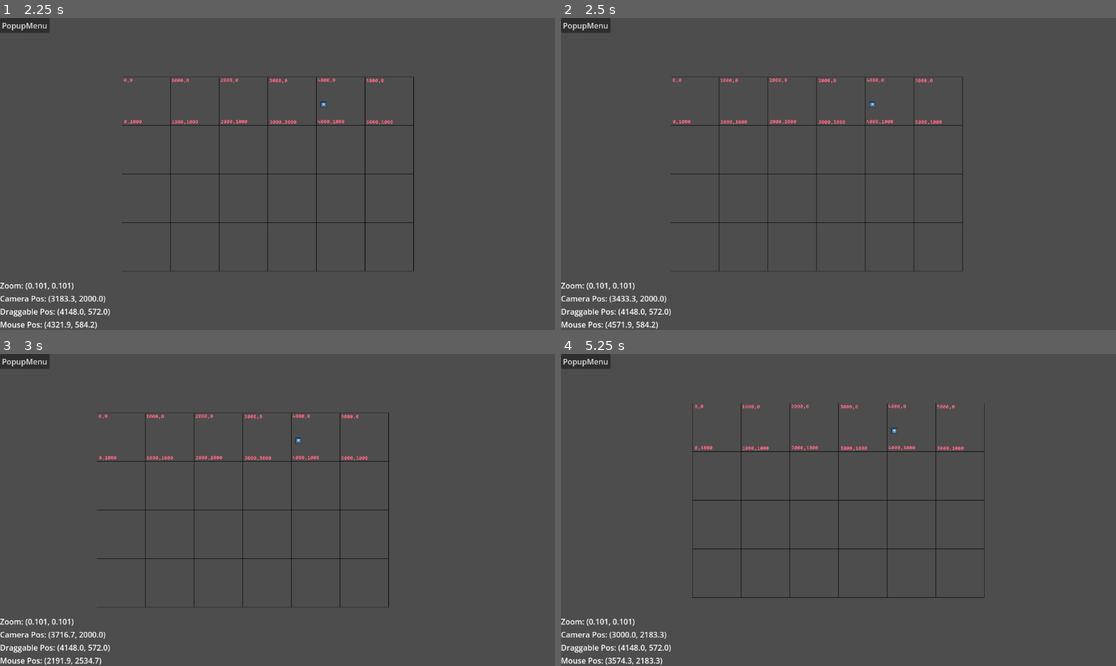
Above: before the commit, frames 1-4 (two rows, left to right).
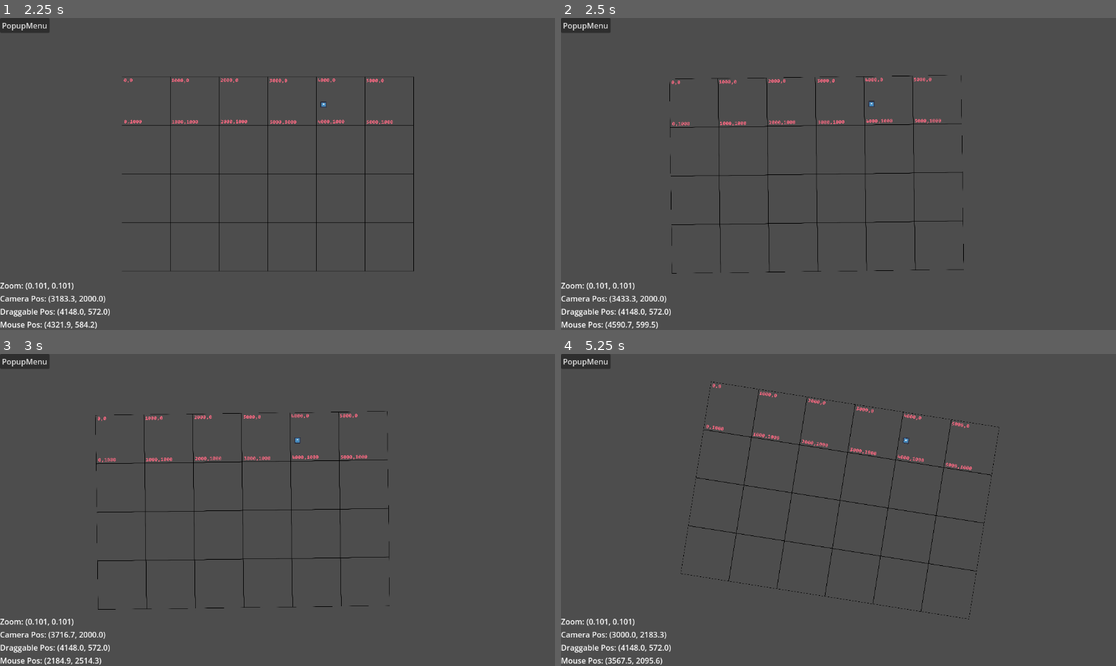
Above: after the commit, the same moments.

Repository: jwodicka/CameraDrag
Game: Godot game, scene res://control.tscn
Two runs of this game, one before a commit and one after it. Both use one fixed random seed, a clock stepped at 60 frames per second and the inputs below. The engine's default icon, where the game draws it, is replaced by a stand-in: a white triangle on a blue panel in a dark square.
Inputs (mouse positions are in pixels of both pictures, inside the frame that each line leads up to):
- Up to frame 1 (2.25 s): tap Enter at 0.5, 2 s; drag from (138, 89) to (333, 105) at 0.52 s; tap Space at 1.25 s; drag from (166, 189) to (333, 105) at 1.27 s; move the mouse to (333, 105) at 2.02 s; hold Right (pan_right) from 2.03 s (still down); hold Mouse wheel up (zoom_in) from 2.03 s (still down)
- Up to frame 2 (2.5 s): keep holding Right (pan_right); keep holding Mouse wheel up (zoom_in); tap , (rotate_counterclockwise, bound only after the commit) at 2.3 s
- Up to frame 3 (3 s): release Right (pan_right) at 2.75 s; release Mouse wheel up (zoom_in) at 2.75 s; drag from (249, 572) to (111, 463) at 2.77 s
- Up to frame 4 (5.25 s): tap Space at 3.5 s; move the mouse to (1005, 556) at 3.52 s; hold Left (pan_left) 3.53-4.25 s; hold . (rotate_clockwise, bound only after the commit) 3.53-4.25 s; tap , (rotate_counterclockwise, bound only after the commit) at 3.8 s; drag from (672, 463) to (894, 441) at 4.27 s; tap Enter at 5 s; move the mouse to (866, 510) at 5.02 s; hold Down (pan_down) from 5.03 s (still down); hold . (rotate_clockwise, bound only after the commit) from 5.03 s (still down); click (866, 510) at 5.17 s

Frame 1 is identical in both runs. In frame 2, 1.7% of the frame differs, in the area x 10-73%, y 18-100%; in frame 3, 1.8%; in frame 4, 2.7%, in the area x 10-79%, y 8-100%.

Commit message:
Checked that rotation also works. It does.

Diff:
--- a/Code.gd
+++ b/Code.gd
@@ -3,6 +3,7 @@
 var zoom_increment = Vector2(0.001, 0.001)
 var base_zoom = Vector2(0.1, 0.1)
 var speed = 1000
+var rotate_speed = 0.2
 
 var base_camera_position = Vector2(3000, 2000)
 
@@ -37,6 +38,12 @@
 		camera.position += Vector2.UP * speed * delta
 	if Input.is_action_pressed("pan_down"):
 		camera.position += Vector2.DOWN * speed * delta
+	if Input.is_action_pressed("rotate_clockwise"):
+		print("clockwise")
+		camera.rotation -= rotate_speed * delta
+	if Input.is_action_pressed("rotate_counterclockwise"):
+		print("counterclockwise")
+		camera.rotation += rotate_speed * delta
 
 func _on_popup_menu_id_pressed(id):
 	match id:
--- a/control.tscn
+++ b/control.tscn
@@ -68,6 +68,7 @@
 
 [node name="Camera2D" type="Camera2D" parent="."]
 position = Vector2(3000, 2000)
+ignore_rotation = false
 zoom = Vector2(0.1, 0.1)
 
 [node name="TextureRect" type="TextureRect" parent="."]
--- a/project.godot
+++ b/project.godot
@@ -51,6 +51,16 @@
 "events": [Object(InputEventKey,"resource_local_to_scene":false,"resource_name":"","device":-1,"window_id":0,"alt_press …(182 unchanged characters)…
 ]
 }
+rotate_clockwise={
+"deadzone": 0.5,
+"events": [Object(InputEventKey,"resource_local_to_scene":false,"resource_name":"","device":-1,"window_id":0,"alt_pressed":false,"shift_pressed":false,"ctrl_pressed":false,"meta_pressed":false,"pressed":false,"keycode":0,"physical_keycode":46,"key_label":0,"unicode":46,"echo":false,"script":null)
+]
+}
+rotate_counterclockwise={
+"deadzone": 0.5,
+"events": [Object(InputEventKey,"resource_local_to_scene":false,"resource_name":"","device":-1,"window_id":0,"alt_pressed":false,"shift_pressed":false,"ctrl_pressed":false,"meta_pressed":false,"pressed":false,"keycode":0,"physical_keycode":44,"key_label":0,"unicode":44,"echo":false,"script":null)
+]
+}
 
 [rendering]
 
